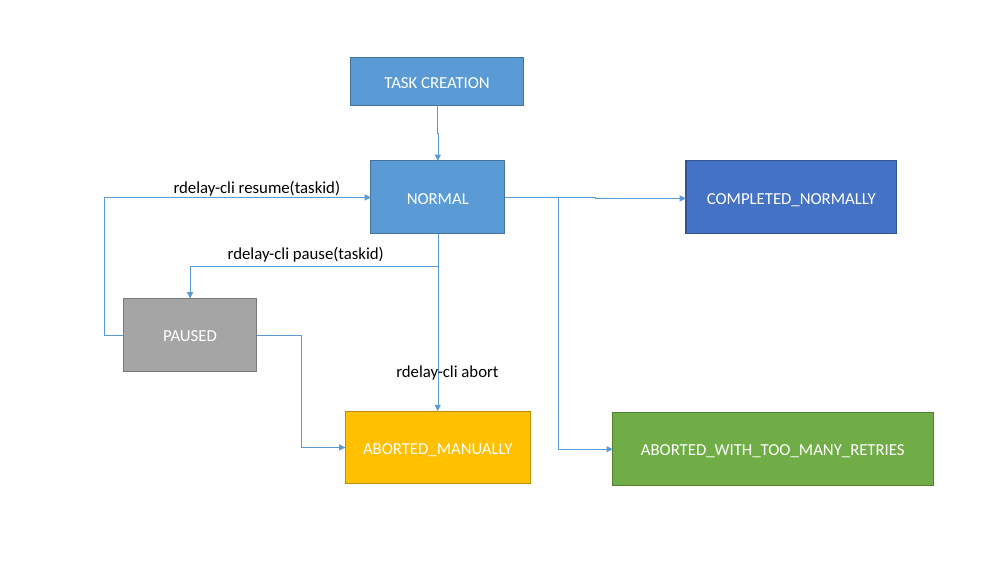
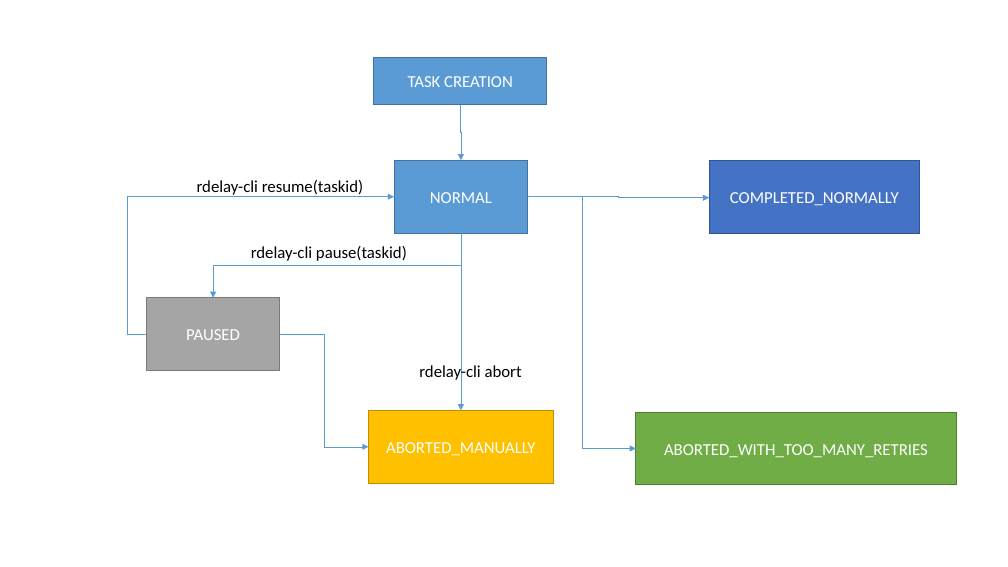
Before and after one commit to fenquen/rdelay, a slide deck: slide 2 of rdelay.pptx. Drawn at 1008x567 pixels with LibreOffice and Linux fonts; fonts in the diff are those of the drawing. Boxes give left, top, right and bottom in pixels: in the first picture for what was removed or moved away, otherwise in the second. Text is boxed around its words. In the diff, an @@ line names an element or a change of style, - is before the commit and + after.

```diff
--- a/rdelay.pptx
+++ b/rdelay.pptx
@@ 7 elbow arrows, 6 rectangles, 3 texts: place and size @@
-7 elbow arrows, 6 rectangles, 3 texts at box(104, 57, 934, 485)
+7 elbow arrows, 6 rectangles, 3 texts at box(128, 57, 957, 485)
```
Also in this commit, not shown: 18 other files.
